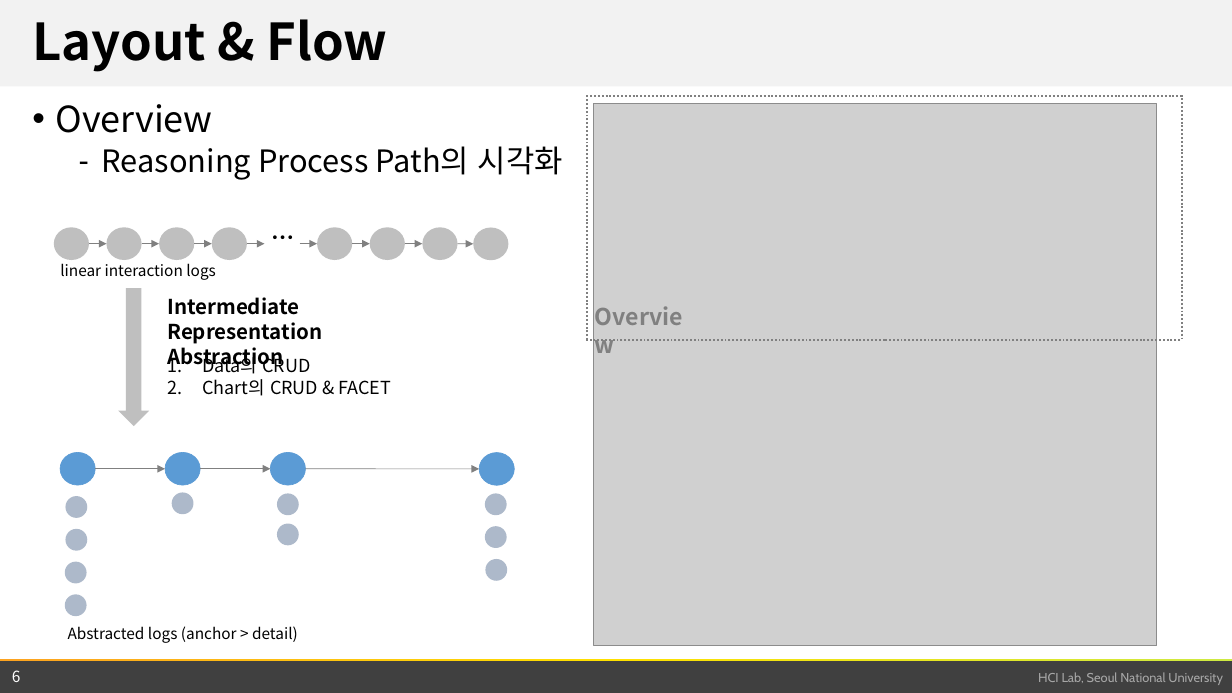
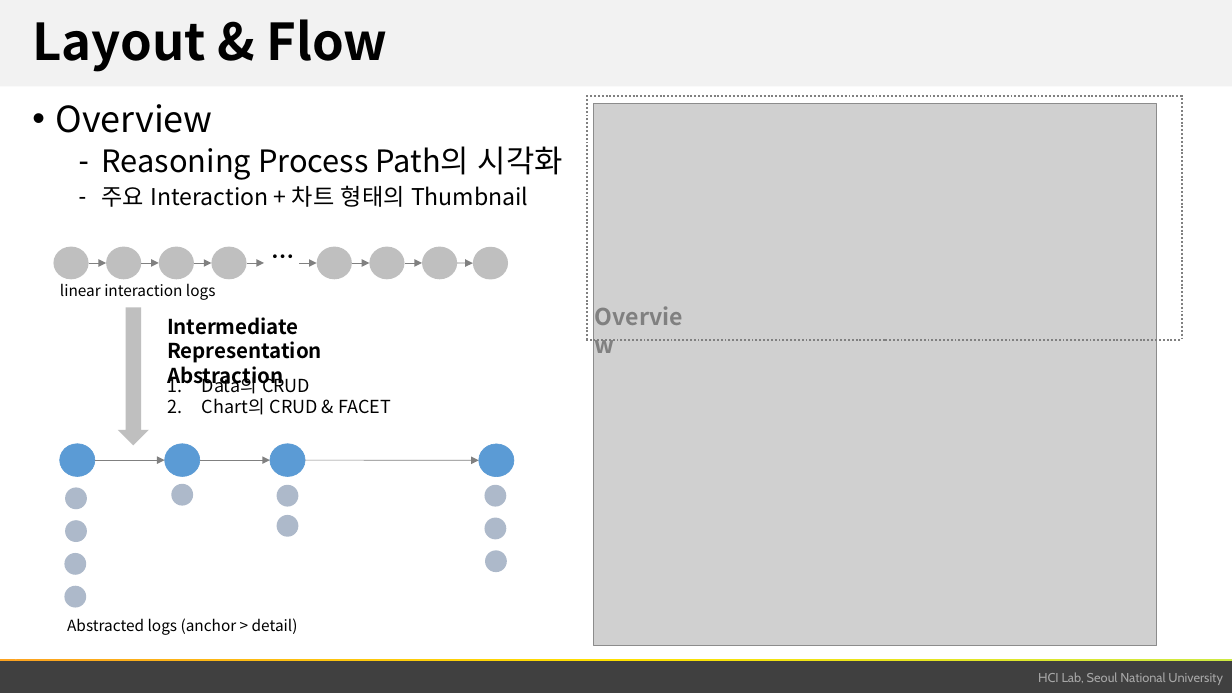
Before and after one commit to snu-infovis-2017/ReVA, a slide deck: slide 6 of term_project.pptx. Drawn at 1232x693 pixels with LibreOffice and Linux fonts; fonts in the diff are those of the drawing; grey boxes stand for pictures; background and template pictures are left out. Boxes give left, top, right and bottom in pixels: in the first picture for what was removed or moved away, otherwise in the second. Text is boxed around its words. In the diff, an @@ line names an element or a change of style, - is before the commit and + after.

```diff
--- a/term_project.pptx
+++ b/term_project.pptx
@@ text at (102, 185, 528, 207): paragraph added @@
+  – 주요 Interaction + 차트 형태의 Thumbnail
@@ 8 ellipses, 8 arrows, 4 texts, 1 right arrow: place and size @@
-8 ellipses, 8 arrows, 4 texts, 1 right arrow at (54, 219, 508, 426)
+8 ellipses, 8 arrows, 4 texts, 1 right arrow at (54, 238, 508, 445)
@@ 14 ellipses, 3 arrows, 1 text: place and size @@
-14 ellipses, 3 arrows, 1 text at (60, 453, 515, 643)
+14 ellipses, 3 arrows, 1 text at (60, 444, 514, 635)
@@ page number rewrapped from (12, 670, 21, 682) to (11, 659, 20, 663) @@
```
Also in this commit, not shown: 3 other slides changed, 3 other files.
